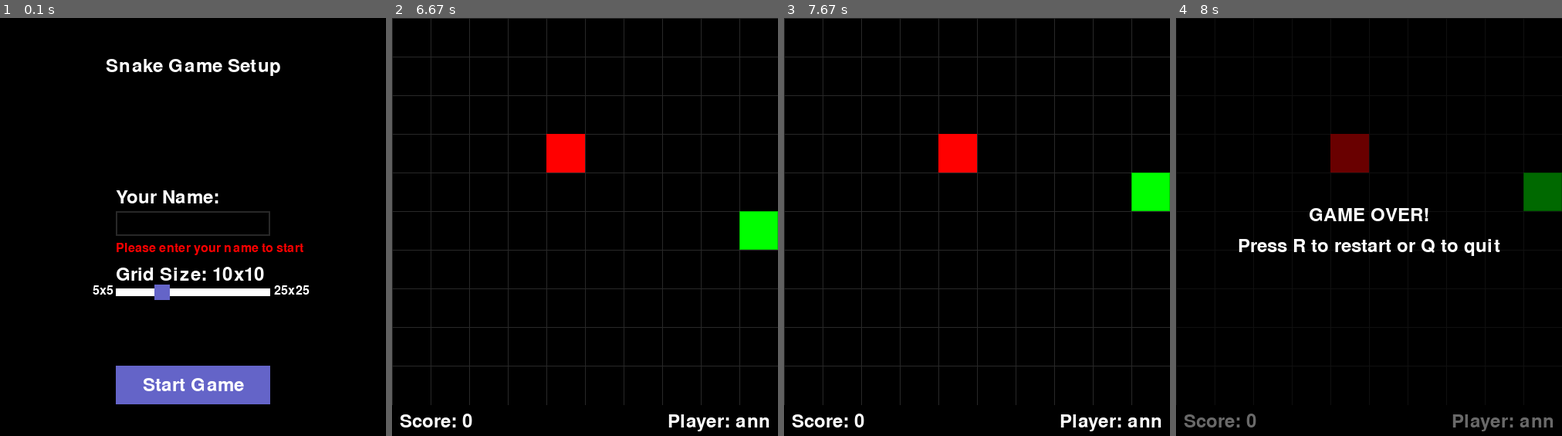
Above: before the commit, frames 1-4 (left to right).
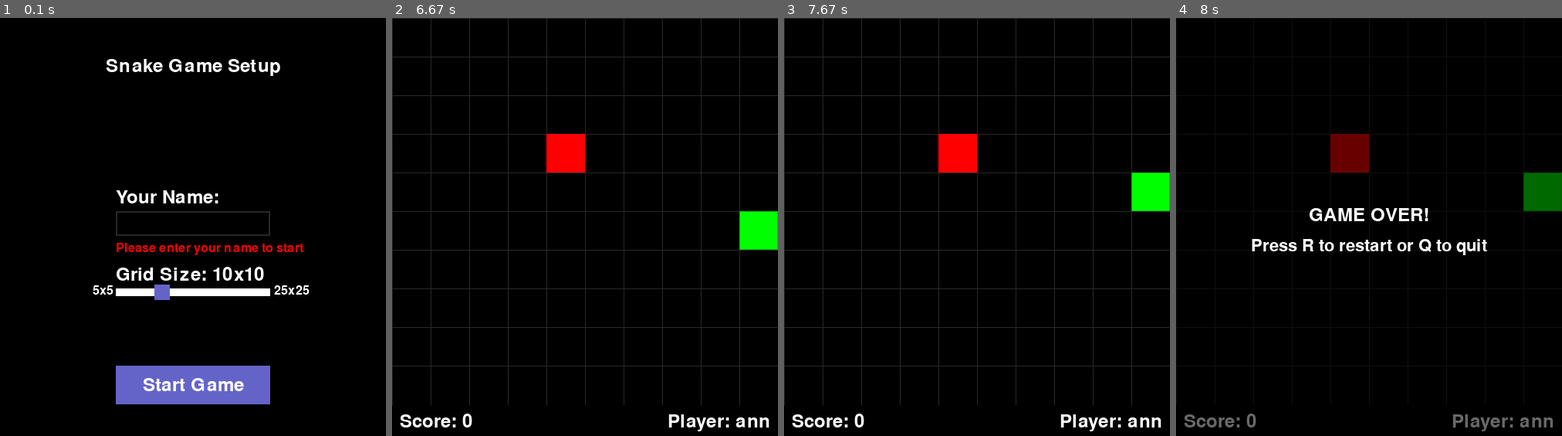
Above: after the commit, the same moments.

Repository: fibetus/WebSnake
Game: pygame game, started from main.py
Same seed, same stepped clock (60 frames per second), same inputs: the game is played once before the commit and once after it.
Inputs (mouse positions are in pixels of both pictures, inside the frame that each line leads up to):
- Up to frame 1 (0.1 s): no input
- Up to frame 2 (6.67 s): click "Start Game" at 0.38 s; click (585, 222) at 0.72 s; press the mouse at (585, 385) at 1.03 s; move the mouse to (631, 339) at 1.13 s; release the mouse at (673, 293) at 1.27 s; press the mouse at (585, 222) at 1.37 s; move the mouse to (515, 218) at 1.47 s; release the mouse at (446, 218) at 1.6 s; press the mouse at (585, 385) at 1.7 s; move the mouse to (546, 272) at 1.8 s; release the mouse at (503, 160) at 1.93 s; press the mouse at (585, 222) at 2.03 s; move the mouse to (581, 302) at 2.13 s; release the mouse at (577, 385) at 2.27 s; type "ann" at 2.33 s; tap Enter at 2.67 s; press the mouse at (585, 385) at 2.87 s; move the mouse to (627, 277) at 2.97 s; release the mouse at (673, 168) at 3.1 s; hold W 3.17-3.63 s; hold Right 3.17-3.63 s; move the mouse to (696, 135) at 3.2 s; tap S at 4.5 s; hold Right 4.83-5.3 s; move the mouse to (615, 189) at 4.87 s
- Up to frame 3 (7.67 s): hold Up 6.67-7.03 s
- Up to frame 4 (8 s): tap D at 7.73 s

Frames 1-3 are identical in both runs. In frame 4, 1.2% of the frame differs, in the area x 16-84%, y 52-57%.

Commit message:
Add dynamic font sizing

Diff:
--- a/ui/ui.py
+++ b/ui/ui.py
@@ -2,6 +2,7 @@
 import sys
 import time
 from engine import Game
+
 
 class UI:
     def __init__(self, game=None):
@@ -313,8 +314,12 @@
                 text_rect = game_over_text.get_rect(center=(self.screen_width // 2, self.screen_height // 2 - 20))
                 screen.blit(game_over_text, text_rect)
 
-                # Restart instructions
-                restart_text = self.font.render('Press R to restart or Q to quit', True, self.WHITE)
+                # Adjust font size for restart instructions based on screen width
+                font_size = max(14, min(36, int(self.screen_width / 15)))
+                restart_font = pygame.font.SysFont(None, font_size)
+
+                # Restart instructions with adjusted font
+                restart_text = restart_font.render('Press R to restart or Q to quit', True, self.WHITE)
                 restart_rect = restart_text.get_rect(center=(self.screen_width // 2, self.screen_height // 2 + 20))
                 screen.blit(restart_text, restart_rect)
 
